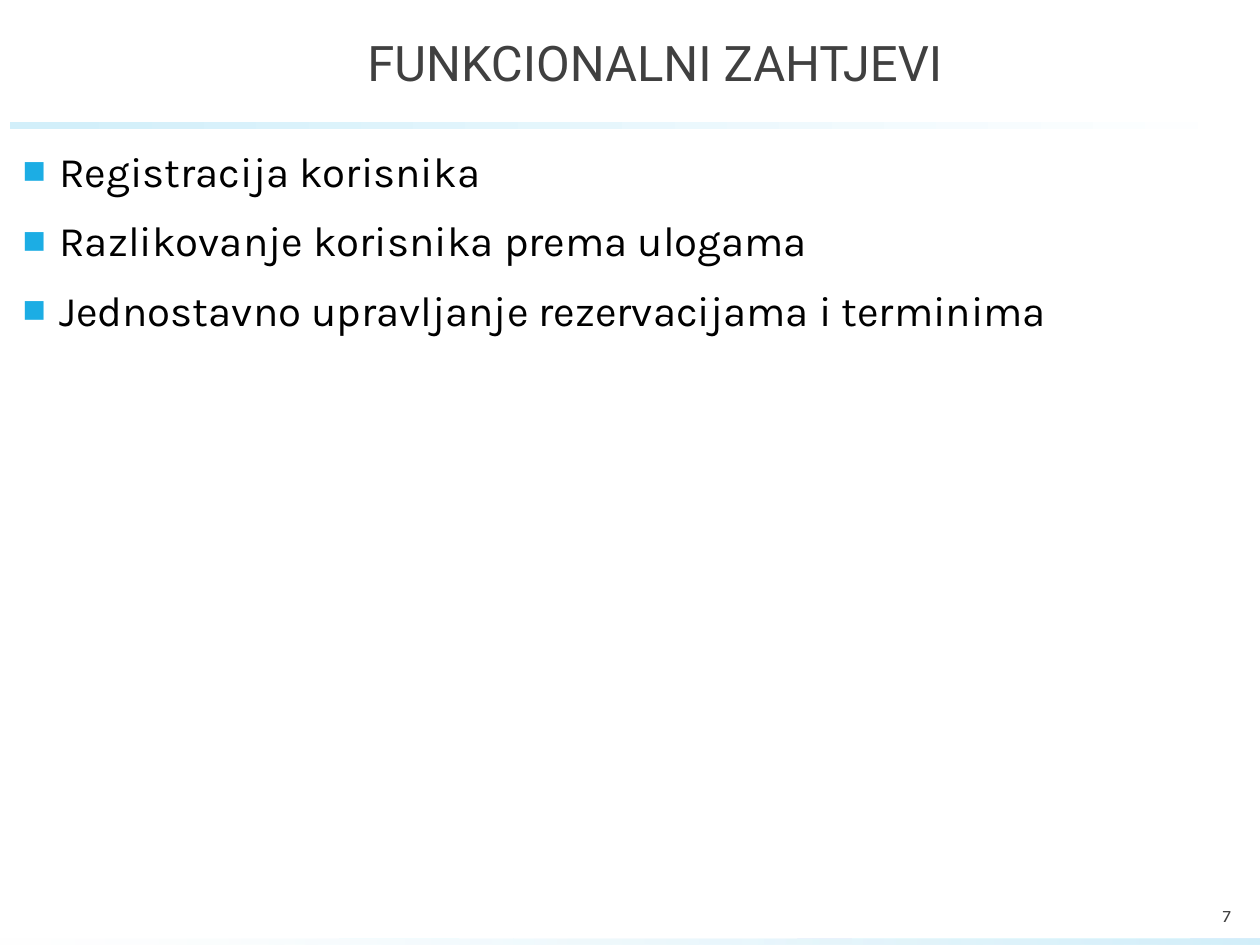
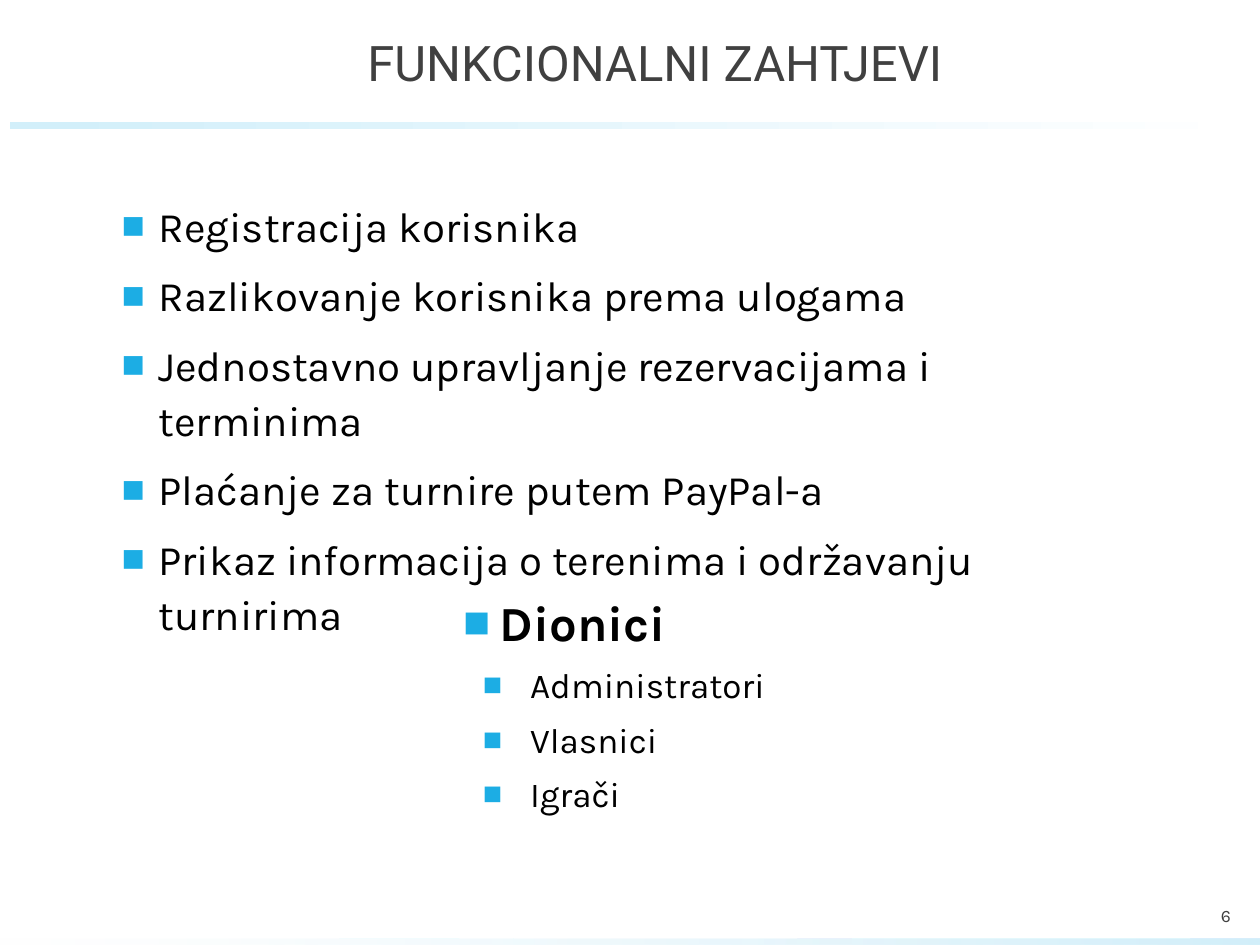
Before and after one commit to marioolcar/BADELPADEL, a slide deck: slide 6 of PROINZ_TG18.1_BadelPadel_PlayPadel.pptx (slide 7 before the commit). Drawn at 1260x945 pixels with LibreOffice and Linux fonts; fonts in the diff are those of the drawing; background and template pictures are left out. Boxes give left, top, right and bottom in pixels: in the first picture for what was removed or moved away, otherwise in the second. Text is boxed around its words. In the diff, an @@ line names an element or a change of style, - is before the commit and + after.

```diff
--- a/PROINZ_TG18.1_BadelPadel_PlayPadel.pptx
+++ b/PROINZ_TG18.1_BadelPadel_PlayPadel.pptx
@@ text "Registracija korisnika": place and size @@
-text "Registracija korisnika" at [59,158,1046,337]
+text "Registracija korisnika" at [158,213,973,586]
@@ text at [158,473,973,586]: paragraphs added @@
+■ Plaćanje za turnire putem PayPal-a
+■ Prikaz informacija o terenima i održavanju turnirima
@@ text added at [500,606,765,816], 20 pt, text #000000 @@
+■ Dionici
+  ■ Administratori
+  ■ Vlasnici
+  ■ Igrači
@@ page number at [1221,911,1231,922]: text changed @@
-7
+6
```
Also in this commit, not shown: 8 other slides changed, 3 slides added, 4 slides removed.
